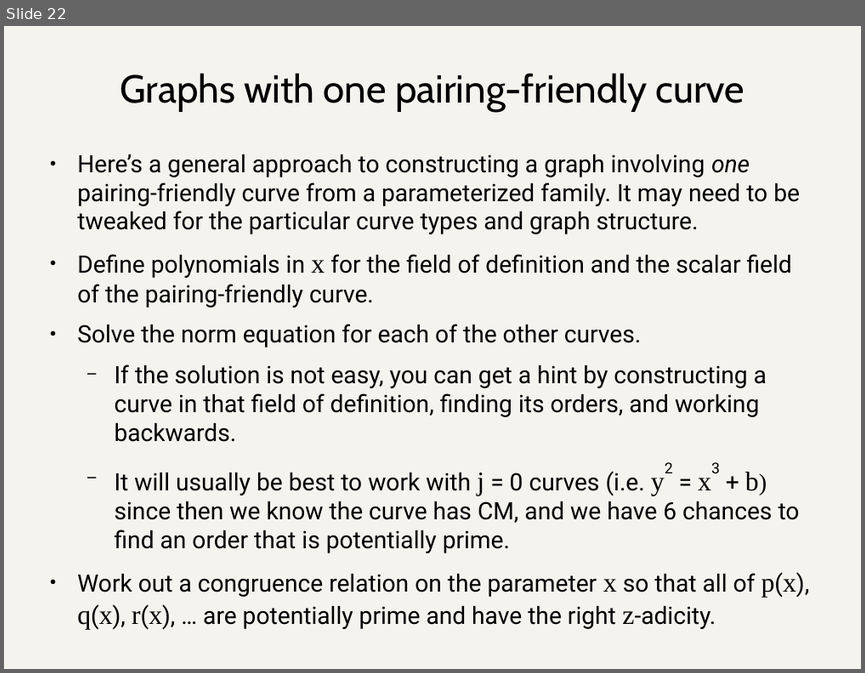
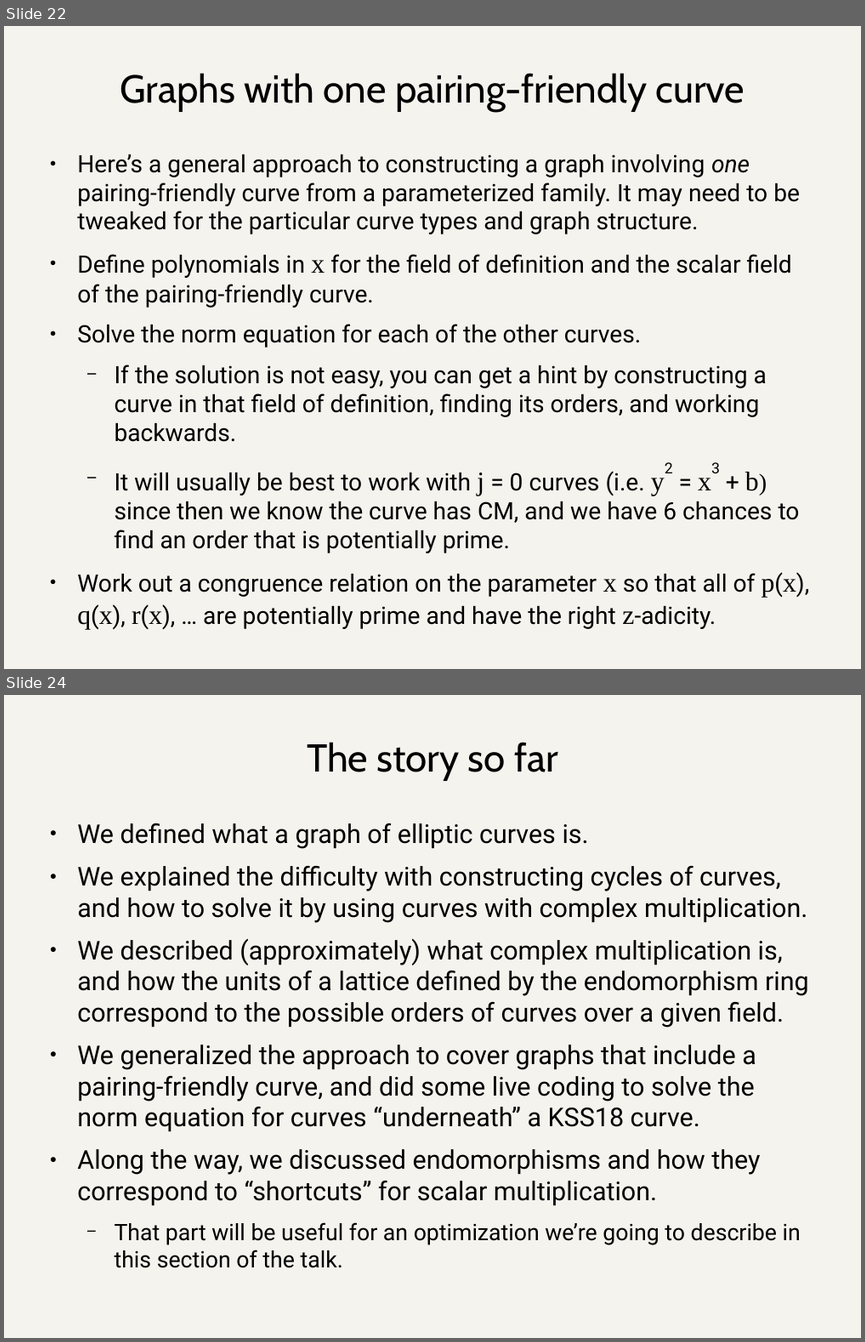
Before and after one commit to daira/halographs, a slide deck: halographs.odp. Shown one above the other, each under a label of ours: slide 22 before the commit, slides 22 and 24 after it; the slides between them are not shown. The pictures are 865x673 and 865x1342 pixels, drawn with LibreOffice and Linux fonts; fonts in the diff are those of the drawing. Boxes give left, top, right and bottom in pixels: in the first picture for what was removed or moved away, otherwise in the second. Text is boxed around its words. In the diff, an @@ line names an element or a change of style, - is before the commit and + after.

Commit message:
Corrections and "The story so far" slide.

```diff
--- a/halographs.odp
+++ b/halographs.odp
@@ slide 24 added at (4,695,861,1338), background #F4F3ED @@
@@ title added at (307,742,558,781), 36 pt, text #000000 @@
+The story so far
@@ text added at (77,823,809,1268), 24 pt, text #000000 @@
+● We defined what a graph of elliptic curves is.
+● We explained the difficulty with constructing cycles of curves, and how to solve it by using curves with complex multiplication.
+● We described (approximately) what complex multiplication is, and how the units of a lattice defined by the endomorphism ring correspond to the possible orders of curves over a given field.
+● We generalized the approach to cover graphs that include a pairing-friendly curve, and did some live coding to solve the norm equation for curves “underneath” a KSS18 curve.
+● Along the way, we discussed endomorphisms and how they correspond to “shortcuts” for scalar multiplication.
+  − That part will be useful for an optimization we’re going to describe in this section of the talk.
```
Also in this commit, not shown: 9 slides changed, 6 other files.
